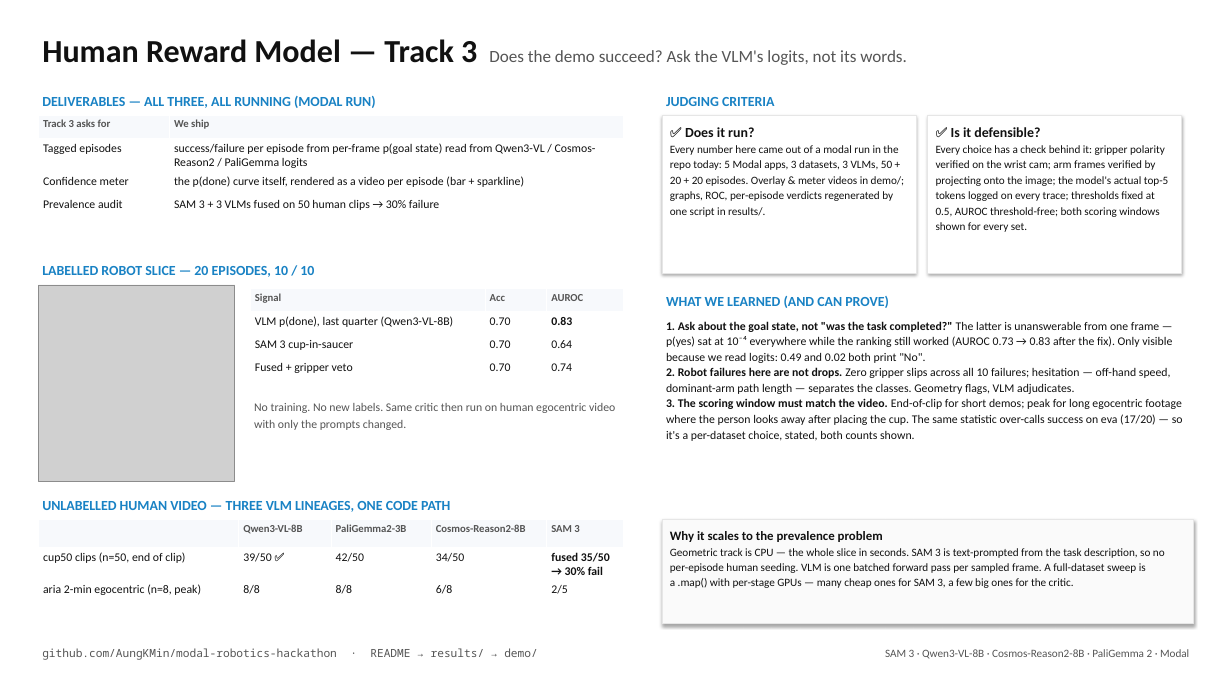
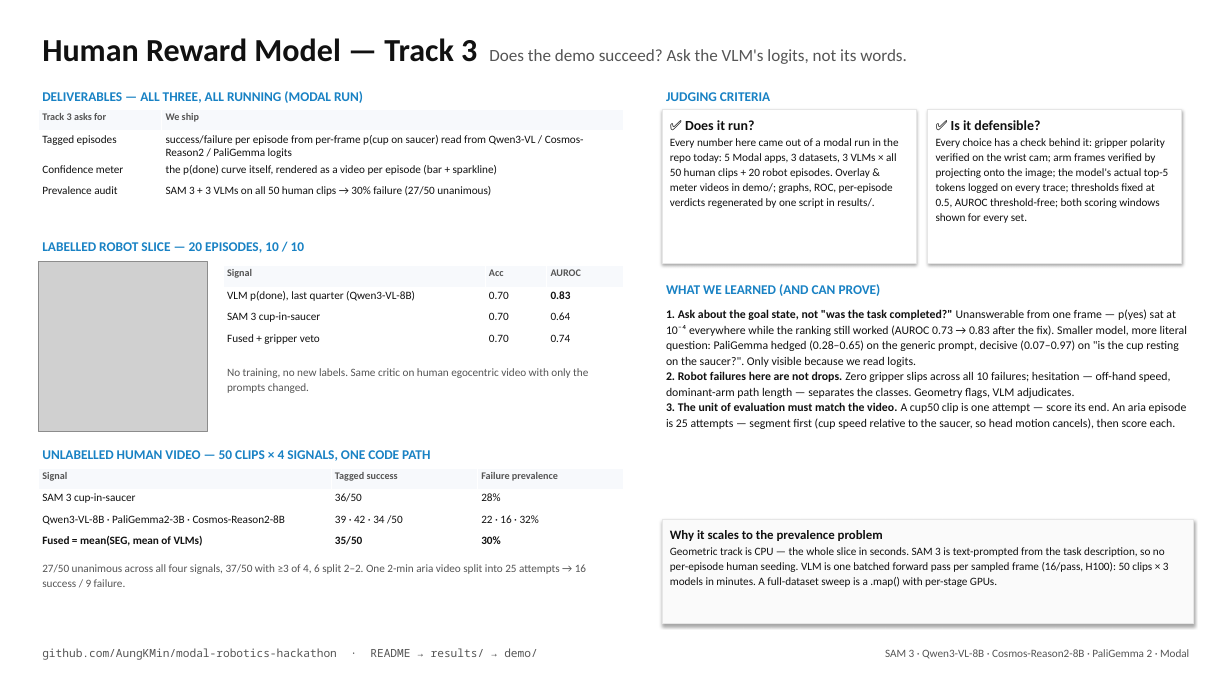
Before and after one commit to AungKMin/modal-robotics-hackathon, a slide deck: slide 1 of SLIDE.pptx. Drawn at 1232x693 pixels with LibreOffice and Linux fonts; fonts in the diff are those of the drawing; grey boxes stand for pictures. Boxes give left, top, right and bottom in pixels: in the first picture for what was removed or moved away, otherwise in the second. Text is boxed around its words. In the diff, an @@ line names an element or a change of style, - is before the commit and + after.

```diff
--- a/SLIDE.pptx
+++ b/SLIDE.pptx
@@ table at <box>38,109,624,200</box> @@
-row 2, column 2: success/failure per episode from per-frame p(goal state) read from Qwen3-VL / Cosmos-Reason2 / PaliGemma logits
+row 2, column 2: success/failure per episode from per-frame p(cup on saucer) read from Qwen3-VL / Cosmos-Reason2 / PaliGemma logits
-row 4, column 2: SAM 3 + 3 VLMs fused on 50 human clips → 30% failure
+row 4, column 2: SAM 3 + 3 VLMs on all 50 human clips → 30% failure (27/50 unanimous)
@@ size 10 to 9.5 pt in "Track 3 asks for", "We ship" @@
@@ size 11 to 10.5 pt in "Tagged episodes", "Confidence meter", "the p(done) curve itself, rendered as a ...", "Prevalence audit" @@
@@ table: place and size @@
-table at <box>38,116,624,214</box>
+table at <box>38,109,624,200</box>
@@ rectangle: place and size @@
-rectangle at <box>662,116,916,273</box>
+rectangle at <box>662,109,916,263</box>
@@ rectangle: place and size @@
-rectangle at <box>928,116,1182,273</box>
+rectangle at <box>928,109,1182,263</box>
@@ text "✅ Is it defensible?" at <box>936,120,1168,223</box>: line spacing 1.15 to 1.12 @@
@@ text at <box>670,138,898,208</box>: text changed @@
-Every number here came out of a modal run in the repo today: 5 Modal apps, 3 datasets, 3 VLMs, 50 + 20 + 20 episodes. Overlay & meter videos in demo/; graphs, ROC, per-episode verdicts regenerated by one script in results/.
+Every number here came out of a modal run in the repo today: 5 Modal apps, 3 datasets, 3 VLMs × all 50 human clips + 20 robot episodes. Overlay & meter videos in demo/; graphs, ROC, per-episode verdicts regenerated by one script in results/.
@@ text at <box>685,120,754,130</box>: line spacing 1.15 to 1.12 @@
@@ size 13 to 12.5 pt; line spacing 1.15 to 1.12 in 4 elements at <box>42,91,363,103</box>, <box>666,92,770,101</box>, <box>666,284,881,296</box>, <box>42,242,305,253</box> @@
@@ text "LABELLED ROBOT SLICE — 20 ...": place and size @@
-text "LABELLED ROBOT SLICE — 20 ..." at <box>42,266,314,277</box>
+text "LABELLED ROBOT SLICE — 20 ..." at <box>42,242,305,253</box>
@@ picture: place and size @@
-picture at <box>38,285,235,481</box>
+picture at <box>38,262,208,431</box>
@@ table at <box>223,266,624,352</box> @@
@@ size 10 to 9.5 pt in "Signal", "Acc", "AUROC" @@
@@ size 11 to 10.5 pt in "VLM p(done), last quarter (Qwen3-VL-8B)", "0.70", "0.83", "SAM 3 cup-in-saucer" and 5 more places @@
@@ table: place and size @@
-table at <box>250,289,624,381</box>
+table at <box>223,266,624,352</box>
@@ text "WHAT WE LEARNED (AND CAN ...": place and size @@
-text "WHAT WE LEARNED (AND CAN ..." at <box>666,296,888,308</box>
+text "WHAT WE LEARNED (AND CAN ..." at <box>666,284,881,296</box>
@@ text "1. Ask about the goal ...": place and size @@
-text "1. Ask about the goal ..." at <box>666,321,1183,441</box>
+text "1. Ask about the goal ..." at <box>666,309,1187,429</box>
@@ text at <box>666,309,1187,367</box>: text changed @@
-1. Ask about the goal state, not "was the task completed?" The latter is unanswerable from one frame — p(yes) sat at 10⁻⁴ everywhere while the ranking still worked (AUROC 0.73 → 0.83 after the fix). Only visible because we read logits: 0.49 and 0.02 both print "No".
+1. Ask about the goal state, not "was the task completed?" Unanswerable from one frame — p(yes) sat at 10⁻⁴ everywhere while the ranking still worked (AUROC 0.73 → 0.83 after the fix). Smaller model, more literal question: PaliGemma hedged (0.28–0.65) on the generic prompt, decisive (0.07–0.97) on "is the cup resting on the saucer?". Only visible because we read logits.
@@ text at <box>227,368,588,393</box>: text changed; size 11 to 10.5 pt @@
-No training. No new labels. Same critic then run on human egocentric video with only the prompts changed.
+No training, no new labels. Same critic on human egocentric video with only the prompts changed.
@@ text at <box>666,402,1187,429</box>: text changed @@
-3. The scoring window must match the video. End-of-clip for short demos; peak for long egocentric footage where the person looks away after placing the cup. The same statistic over-calls success on eva (17/20) — so it's a per-dataset choice, stated, both counts shown.
+3. The unit of evaluation must match the video. A cup50 clip is one attempt — score its end. An aria episode is 25 attempts — segment first (cup speed relative to the saucer, so head motion cancels), then score each.
@@ table at <box>38,468,624,554</box> @@
- | Qwen3-VL-8B | PaliGemma2-3B | Cosmos-Reason2-8B | SAM 3
-cup50 clips (n=50, end of clip) | 39/50 ✅ | 42/50 | 34/50 | fused 35/50 → 30% fail
-aria 2-min egocentric (n=8, peak) | 8/8 | 8/8 | 6/8 | 2/5
+Signal | Tagged success | Failure prevalence
+SAM 3 cup-in-saucer | 36/50 | 28%
+Qwen3-VL-8B · PaliGemma2-3B · Cosmos-Reason2-8B | 39 · 42 · 34 /50 | 22 · 16 · 32%
+Fused = mean(SEG, mean of VLMs) | 35/50 | 30%
@@ table: place and size @@
-table at <box>38,520,624,599</box>
+table at <box>38,468,624,554</box>
@@ text at <box>42,450,430,461</box>: text changed; size 13 to 12.5 pt @@
-UNLABELLED HUMAN VIDEO — THREE VLM LINEAGES, ONE CODE PATH
+UNLABELLED HUMAN VIDEO — 50 CLIPS × 4 SIGNALS, ONE CODE PATH
@@ text added at <box>42,564,586,587</box>, 10.5 pt, text #555555 @@
+27/50 unanimous across all four signals, 37/50 with ≥3 of 4, 6 split 2–2. One 2-min aria video split into 25 attempts → 16 success / 9 failure.
@@ text at <box>670,547,1169,587</box>: text changed @@
-Geometric track is CPU — the whole slice in seconds. SAM 3 is text-prompted from the task description, so no per-episode human seeding. VLM is one batched forward pass per sampled frame. A full-dataset sweep is a .map() with per-stage GPUs — many cheap ones for SAM 3, a few big ones for the critic.
+Geometric track is CPU — the whole slice in seconds. SAM 3 is text-prompted from the task description, so no per-episode human seeding. VLM is one batched forward pass per sampled frame (16/pass, H100): 50 clips × 3 models in minutes. A full-dataset sweep is a .map() with per-stage GPUs.
```
Also in this commit, not shown: 4 other files.
